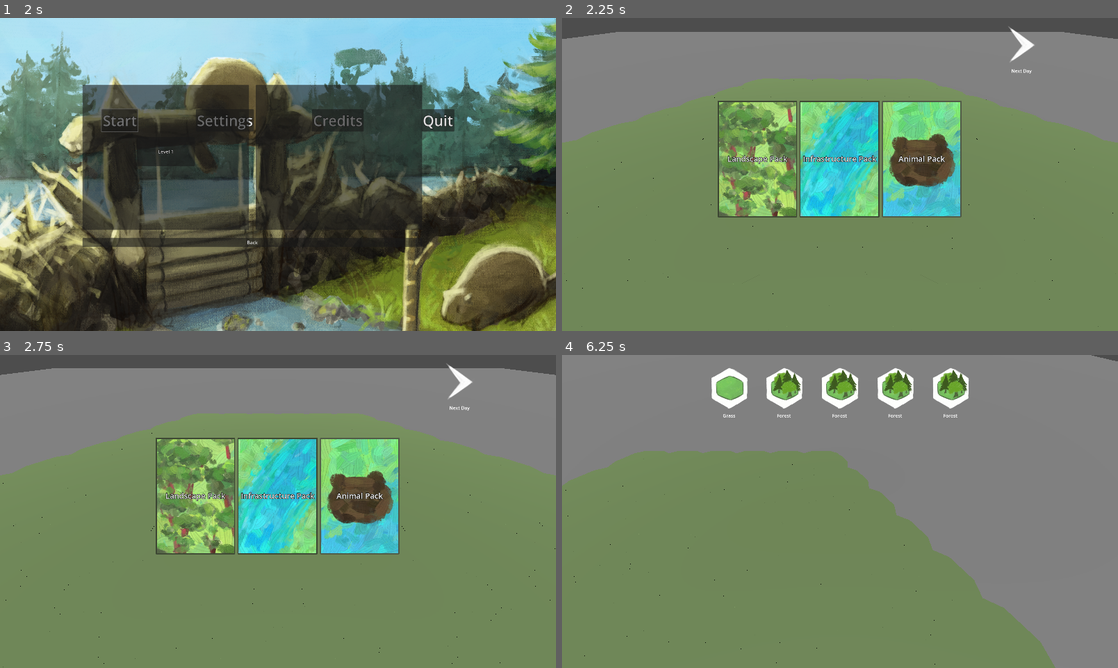
Above: before the commit, frames 1-4 (two rows, left to right).
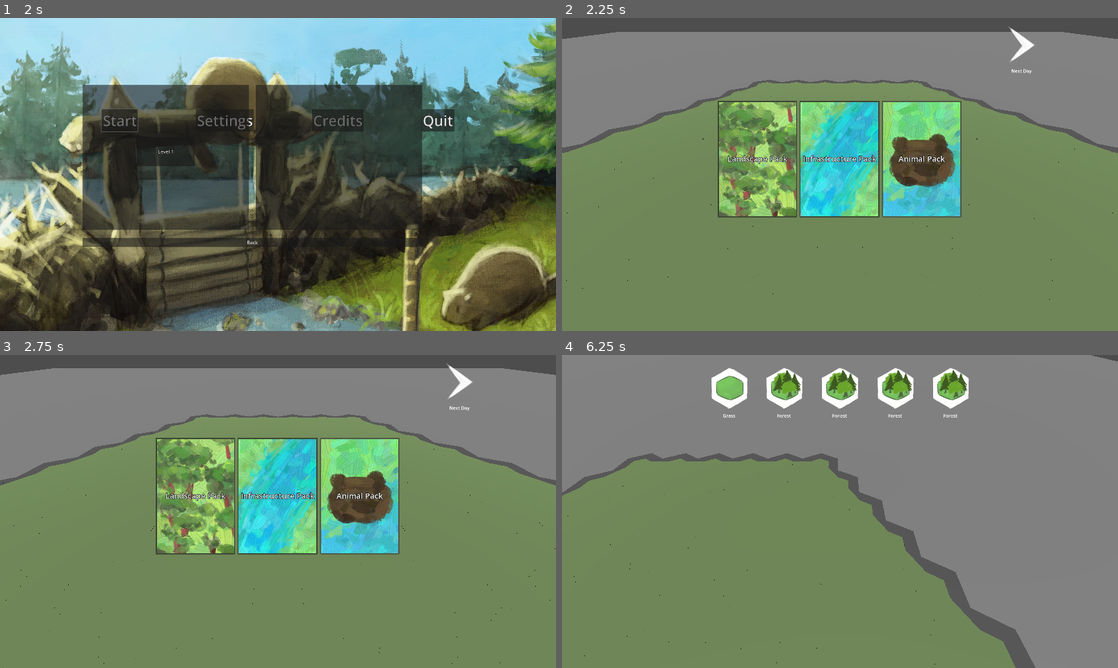
Above: after the commit, the same moments.

Repository: justfordoener/schmuck-of-schmiles
Game: Godot game, scene res://scenes/user_interface/menus/main_menu.tscn
Same seed, same stepped clock (60 frames per second), same inputs: the game is played once before the commit and once after it.
Inputs (mouse positions are in pixels of both pictures, inside the frame that each line leads up to):
- Up to frame 1 (2 s): click "Start" at 0.5 s; click "Start" at 1.25 s
- Up to frame 2 (2.25 s): click "Level 1" at 2 s
- Up to frame 3 (2.75 s): no input
- Up to frame 4 (6.25 s): click (1023, 380) at 2.75 s; click "Landscape Pack" at 3.5 s; tap Enter at 4.25 s; move the mouse to (962, 495) at 4.27 s; hold D (move_right) 4.28-5.03 s; hold Right mouse button (camera_drag) 4.28-5.03 s; click (962, 495) at 4.42 s; tap Space at 4.52, 5.27 s; move the mouse to (812, 511) at 5.02 s; hold W (move_forward) 5.03-5.78 s; click (812, 511) at 5.1 s; move the mouse to (895, 442) at 5.77 s; hold D (move_right) from 5.78 s (still down); tap Mouse wheel down (mouse_wheel_down) at 5.85 s

Frame 1 is identical in both runs. In frame 2, 2.2% of the frame differs, in the area x 0-100%, y 19-44%; in frame 3, 2.1%; in frame 4, 5.4%, in the area x 0-89%, y 30-100%.

Commit message:
border placement fix

Diff:
--- a/book_of_tiles_godot/scripts/globals/grid.gd
+++ b/book_of_tiles_godot/scripts/globals/grid.gd
@@ -36,6 +36,18 @@
 	Layout.CELL_TYPE.FACE: 22,   # face_air_air_air
 }
 
+# Stands in for "there is no cell here" - returned by get_neighbor_from_rot() for a border
+# direction that points off the edge of the map. No real cell can carry it: every axial index
+# is a grid coordinate scaled by 100 (see get_axial_index).
+const MAP_BORDER_INDEX : Vector3i = Vector3i(7777, 7777, 7777)
+
+# What a cell on the rim of the map reads on a border pointing off it. The world ends at the
+# map's edge, so the only thing out there is open sky - which makes a rim cell resolve to a
+# module that transitions from whatever it holds into AIR (a cliff edge on the ground slab, a
+# forest-to-air edge under a placed tree) instead of running its own biome off into nothing.
+# Treated as a hard, permanent constraint: see get_hard_profiles_for_cell().
+const MAP_BORDER_PROFILE : Layout.PROFILE_TYPE = Layout.PROFILE_TYPE.AIR
+
 func _ready() -> void:
 	grid = {}
 	_initialize_grid_layers()
@@ -49,6 +61,7 @@
 		#print("cell: ", grid[cell_index].axial_position, " of type ", grid[cell_index].type, " has ", grid[cell_index].possibilities.size(), " possibilites")
 	initialize_grass_layer()
 	initialize_air_layers()
+	_settle_map_border()
 
 func _initialize_grid_layers() -> void:
 	corner_mesh = ArrayMesh.new()
@@ -187,12 +200,19 @@
 			for border_deg in module.profiles.keys():
 				var total_direction : int = posmod(total_rotation + border_deg, 360)
 				var neighbor_index : Vector3i = get_neighbor_from_rot(cell_index, total_direction)
+				if neighbor_index == MAP_BORDER_INDEX:
+					# This border points off the edge of the map. Keyed by direction rather than
+					# by a neighbour that isn't there, so a cell with two such borders keeps them
+					# apart, and the module's own declaration is kept instead of being thrown
+					# away - it's what MAP_BORDER_PROFILE gets matched against, which is what
+					# makes the rim pick a transition into air. Registered on the cell too, so
+					# every profile dict built from cell.profiles.keys() carries the border.
+					var map_border_key : String = _get_map_border_key(cell_index, total_direction)
+					possible_module.profiles[map_border_key] = module.profiles[border_deg]
+					cell.profiles[map_border_key] = MAP_BORDER_PROFILE
+					continue
 				var border_index = _get_border_index(cell_index, neighbor_index)
-				if neighbor_index == Vector3i(7777,7777,7777):
-					possible_module.profiles[border_index] = Layout.PROFILE_TYPE.EMPTY
-					continue # border deg is pointing toward the edge of the map
-				else:
-					possible_module.profiles[border_index] = module.profiles[border_deg]
+				possible_module.profiles[border_index] = module.profiles[border_deg]
 			cell.possibilities.append(possible_module)
 		cell.initial_possibilities = cell.possibilities.duplicate()
 
@@ -359,25 +379,75 @@
 
 	var touched : Array[Vector3i] = []
 	for n_index : Vector3i in cells_to_fill.keys():
-		var n_cell : Cell = grid[n_index]
-		n_cell.profiles = get_settled_profiles_for_cell(n_index)
-		collapse(n_index) # deterministic narrow first, in case this alone resolves it
-
-		if n_cell.possibilities.size() == 0:
-			# Contradiction - logged by collapse(), filler left in place. Not appended to
-			# touched: it has no real committed profile, so the next ring shouldn't treat it
-			# as a source of constraints (that border just stays unconstrained downstream).
+		if _settle_cell(n_index):
+			touched.append(n_index)
+	return touched
+
+# Re-fits one soft cell against everything currently committed around it and commits the
+# result on screen. Returns false if the cell contradicted - it then has no real committed
+# profile, so a caller feeding the next ring must not treat it as a source of constraints
+# (that border just stays unconstrained downstream).
+func _settle_cell(cell_index : Vector3i) -> bool:
+	var cell : Cell = grid[cell_index]
+	cell.profiles = get_settled_profiles_for_cell(cell_index)
+	collapse(cell_index) # deterministic narrow first, in case this alone resolves it
+
+	if cell.possibilities.size() == 0:
+		return false # contradiction - logged by collapse(), filler left in place
+
+	if cell.possibilities.size() > 1:
+		var random_choice : Possibility = cell.possibilities[randi() % cell.possibilities.size()]
+		cell.possibilities = [random_choice]
+		cell.profiles = random_choice.profiles.duplicate()
+		spawn_module(random_choice, cell_index)
+	# else: collapse() already synced profiles + spawned when it settled to exactly 1.
+
+	return true
+
+# Fits the cells along the rim of the map against the open sky outside it, once, at startup.
+#
+# Needed because the seeding passes above don't know about the map's edge: they hand every
+# ground-layer cell the uniform grass module, which declares GRASS on a border that now has to
+# read AIR (see MAP_BORDER_PROFILE). Re-fitting turns that rim into the cliff-into-air modules
+# that actually terminate the ground slab - one module fits each ground rim cell, so what boots
+# is fixed, not a roll. The layers above seed all-AIR modules, which already satisfy the
+# constraint, so up there this pass settles straight back onto the filler: several possibilities
+# survive, but they are all the same geometry-less AIR module at different rotations, so
+# _settle_cell()'s arbitrary pick between them has nothing to choose.
+#
+# Edges first, then faces, for the same reason _propagate_around() works in rings: a face has to
+# see every edge beside it already settled before it picks. The face set is deliberately wider
+# than the edge set - a face with all three of its edges on the map still has to change when two
+# of them turned into cliff edges, so every face touching a rim edge is included, not just the
+# faces that have a border off the map themselves.
+func _settle_map_border() -> void:
+	var rim_edges : Array[Vector3i] = []
+	var rim_faces : Dictionary = {}
+	for cell_index : Vector3i in grid.keys():
+		if not _has_map_border(grid[cell_index]):
 			continue
-
-		if n_cell.possibilities.size() > 1:
-			var random_choice : Possibility = n_cell.possibilities[randi() % n_cell.possibilities.size()]
-			n_cell.possibilities = [random_choice]
-			n_cell.profiles = random_choice.profiles.duplicate()
-			spawn_module(random_choice, n_index)
-		# else: collapse() already synced profiles + spawned when it settled to exactly 1.
-
-		touched.append(n_index)
-	return touched
+		match grid[cell_index].type:
+			Layout.CELL_TYPE.EDGE:
+				rim_edges.append(cell_index)
+			Layout.CELL_TYPE.FACE:
+				rim_faces[cell_index] = true
+
+	for cell_index : Vector3i in rim_edges:
+		_settle_cell(cell_index)
+		for neighbor : Cell in grid[cell_index].neighbors.values():
+			if neighbor.type == Layout.CELL_TYPE.FACE:
+				rim_faces[get_axial_index(neighbor.axial_position)] = true
+
+	for cell_index : Vector3i in rim_faces.keys():
+		_settle_cell(cell_index)
+
+# True if any of this cell's borders points off the edge of the map. Those borders are the ones
+# _establish_link() never created a neighbor for - see _get_map_border_key().
+func _has_map_border(cell : Cell) -> bool:
+	for border_key : String in cell.profiles.keys():
+		if not cell.neighbors.has(border_key):
+			return true
+	return false
 
 # Narrows cell_index's possibilities against its currently accumulated profiles. Always
 # re-derives from initial_possibilities (not the previously-narrowed possibilities list) so
@@ -651,7 +721,11 @@
 
 	for border_key in cell.profiles.keys():
 		var neighbor = cell.neighbors.get(border_key)
-		if neighbor != null and neighbor.type == Layout.CELL_TYPE.CORNER:
+		# No neighbor at all means the border points off the map (see _get_map_border_key) -
+		# as hard as a corner, and never changes: there is nothing out there but sky.
+		if neighbor == null:
+			hard_profiles[border_key] = MAP_BORDER_PROFILE
+		elif neighbor.type == Layout.CELL_TYPE.CORNER:
 			hard_profiles[border_key] = neighbor.profiles[border_key]
 		else:
 			hard_profiles[border_key] = Layout.PROFILE_TYPE.EMPTY
@@ -679,7 +753,11 @@
 
 	for border_key in cell.profiles.keys():
 		var neighbor = cell.neighbors.get(border_key)
-		var neighbor_committed = neighbor != null and neighbor.type != Layout.CELL_TYPE.FACE and (
+		# Off the edge of the map (see get_hard_profiles_for_cell) - always committed, always AIR.
+		if neighbor == null:
+			settled_profiles[border_key] = MAP_BORDER_PROFILE
+			continue
+		var neighbor_committed = neighbor.type != Layout.CELL_TYPE.FACE and (
 			neighbor.type == Layout.CELL_TYPE.CORNER
 			or neighbor.landmark != null
 			or neighbor.possibilities.size() == 1
@@ -701,21 +779,27 @@
 		if dir_to_neighbor.dot(dir_to_neighbor_temp) > 0.9:
 			neighbor_index = get_axial_index(neighbor.axial_position)
 			return neighbor_index
-	return Vector3i(7777, 7777, 7777) # TODO externalize as map border vector
+	return MAP_BORDER_INDEX
 
 func _get_border_index(a_index: Vector3i, b_index: Vector3i) -> String:
 	var s1 = str(a_index)
 	var s2 = str(b_index)
 	return s1 + "_" + s2 if s1 < s2 else s2 + "_" + s1
 
+# Border key for a direction that leaves the map. Keyed by the absolute direction, not by the
+# missing neighbour, so a cell with more than one such border keeps them separate. Every
+# possibility of a cell covers the same set of absolute directions (a module's border set is
+# invariant under its own rotation step - 60 deg for corners, 180 for edges, 120 for faces), so
+# these keys are stable across the cell's possibilities, exactly like a real neighbour's key.
+func _get_map_border_key(cell_index : Vector3i, direction : int) -> String:
+	return str(cell_index) + "_border_" + str(direction)
+
 func round_rotation(value : float) -> int:
 	return roundi(value / 30.0) * 30
 
 func do_profiles_match(p1 : Dictionary[String, Layout.PROFILE_TYPE], p2 : Dictionary[String, Layout.PROFILE_TYPE]) -> bool:
 	#print("match profiles", p1.values(), p2.values())
 	for border_key : String in p1.keys():
-		if border_key.contains("7777"):
-			continue
 		# p1 = candidate's own clockwise reading; p2 = value sourced from the neighbour
 		# (its own reading), so compare against its mirror. reverse() is identity for
 		# single-biome/EMPTY values, keeping old behaviour intact.
